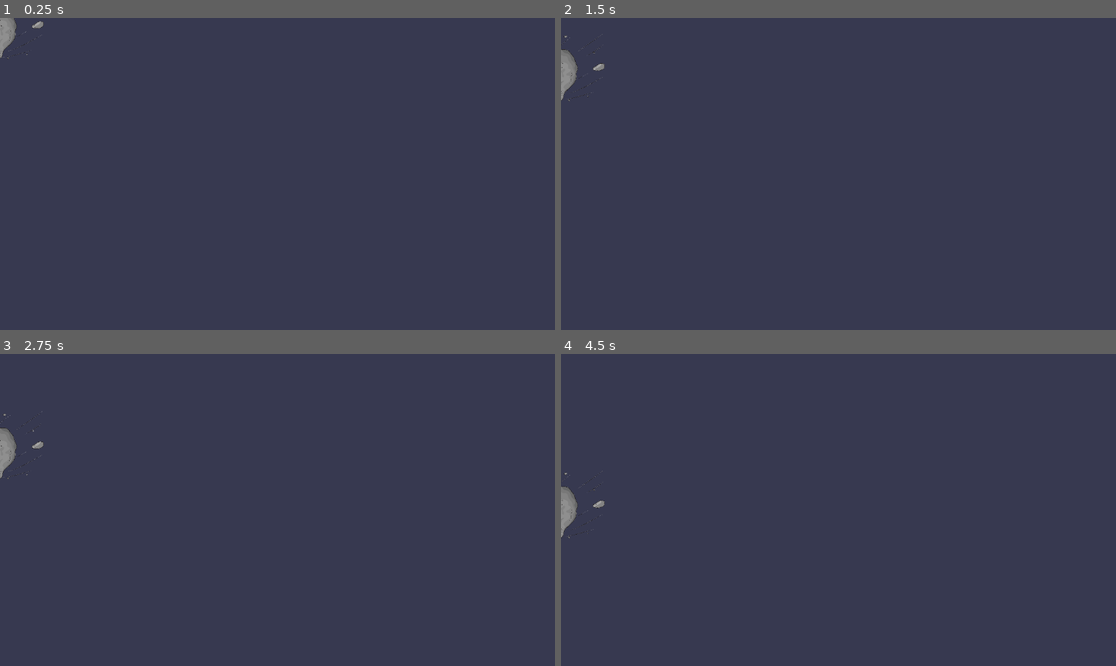
Above: before the commit, frames 1-4 (two rows, left to right).
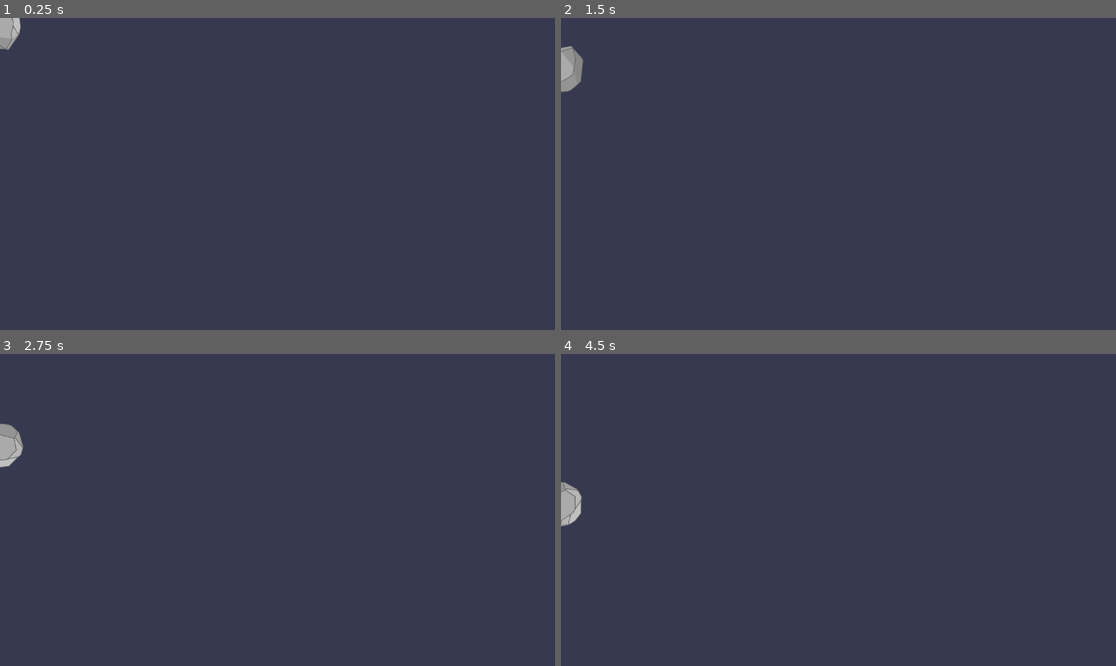
Above: after the commit, the same moments.

Repository: squidink7/SuperAF
Game: Godot game, scene res://objects/asteroids/asteroid0.tscn
The game is run twice, just before and just after one commit, with the same random seed, the same clock (stepped at 60 frames per second) and the same inputs. This scene is started directly instead of the project's main scene.
Inputs (mouse positions are in pixels of both pictures, inside the frame that each line leads up to):
- Up to frame 1 (0.25 s): no input
- Up to frame 2 (1.5 s): tap Enter at 0.5, 1.35 s; move the mouse to (960, 158) at 0.52 s; tap Backspace at 0.6 s; click (960, 158) at 0.67 s; tap Space at 0.77 s; move the mouse to (727, 189) at 1.27 s; click (727, 189) at 1.42 s
- Up to frame 3 (2.75 s): tap Space at 1.52 s; move the mouse to (333, 441) at 2.02 s; tap Backspace at 2.1 s; click (333, 441) at 2.17 s
- Up to frame 4 (4.5 s): move the mouse to (810, 572) at 2.77 s; tap Enter at 2.85, 4.35 s; click (810, 572) at 2.92 s; tap Space at 3.02, 3.77 s; move the mouse to (1005, 556) at 3.52 s; tap Backspace at 3.6 s; click (1005, 556) at 3.67 s; move the mouse to (672, 463) at 4.27 s; click (672, 463) at 4.42 s

The runs differ from the first frame. In frame 1, 0.3% of the frame differs, in the area x 0-8%, y 0-14%; in frame 2, 0.5%; in frame 3, 0.5%, in the area x 0-8%, y 18-41%; in frame 4, 0.5%.

Commit message:
Rotation animation

Diff:
--- a/objects/asteroids/asteroid0.tscn
+++ b/objects/asteroids/asteroid0.tscn
@@ -1,19 +1,62 @@
-[gd_scene load_steps=4 format=3 uid="uid://cyjj17yr828gv"]
+[gd_scene load_steps=7 format=3 uid="uid://cyjj17yr828gv"]
 
-[ext_resource type="Texture2D" uid="uid://bhmds2pfv2sdk" path="res://assets/textures/visualisation game textures/Asteroids Textures/asteroid-clipart-xl.png" id="1_bf1ey"]
 [ext_resource type="Script" uid="uid://bpv6nbtdpbcuf" path="res://objects/asteroids/asteroid_single.gd" id="2_a6xrq"]
+[ext_resource type="Texture2D" uid="uid://ccgf7gwjewba" path="res://assets/textures/boulder.png" id="2_klbsg"]
 
 [sub_resource type="RectangleShape2D" id="RectangleShape2D_jcnga"]
-size = Vector2(132.547, 31)
+size = Vector2(36.8, 21.2)
+
+[sub_resource type="Animation" id="Animation_a6xrq"]
+resource_name = "rotate"
+length = 2.0
+loop_mode = 1
+tracks/0/type = "value"
+tracks/0/imported = false
+tracks/0/enabled = true
+tracks/0/path = NodePath(".:rotation")
+tracks/0/interp = 1
+tracks/0/loop_wrap = true
+tracks/0/keys = {
+"times": PackedFloat32Array(0, 2),
+"transitions": PackedFloat32Array(1, 1),
+"update": 0,
+"values": [0.0, 6.28319]
+}
+
+[sub_resource type="Animation" id="Animation_klbsg"]
+length = 0.001
+tracks/0/type = "value"
+tracks/0/imported = false
+tracks/0/enabled = true
+tracks/0/path = NodePath(".:rotation")
+tracks/0/interp = 1
+tracks/0/loop_wrap = true
+tracks/0/keys = {
+"times": PackedFloat32Array(0),
+"transitions": PackedFloat32Array(1),
+"update": 0,
+"values": [0.0]
+}
+
+[sub_resource type="AnimationLibrary" id="AnimationLibrary_21orp"]
+_data = {
+&"RESET": SubResource("Animation_klbsg"),
+&"rotate": SubResource("Animation_a6xrq")
+}
 
 [node name="Area2D" type="Area2D"]
 script = ExtResource("2_a6xrq")
 
+[node name="CollisionShape2D" type="CollisionShape2D" parent="."]
+scale = Vector2(2.5, 2.5)
+shape = SubResource("RectangleShape2D_jcnga")
+
 [node name="Sprite2D" type="Sprite2D" parent="."]
-scale = Vector2(0.1, 0.1)
-texture = ExtResource("1_bf1ey")
+scale = Vector2(0.25, 0.25)
+texture = ExtResource("2_klbsg")
 
-[node name="CollisionShape2D" type="CollisionShape2D" parent="Sprite2D"]
-position = Vector2(-287.265, -255)
-scale = Vector2(10, 10)
-shape = SubResource("RectangleShape2D_jcnga")
+[node name="AnimationPlayer" type="AnimationPlayer" parent="Sprite2D"]
+libraries = {
+&"": SubResource("AnimationLibrary_21orp")
+}
+autoplay = "rotate"
